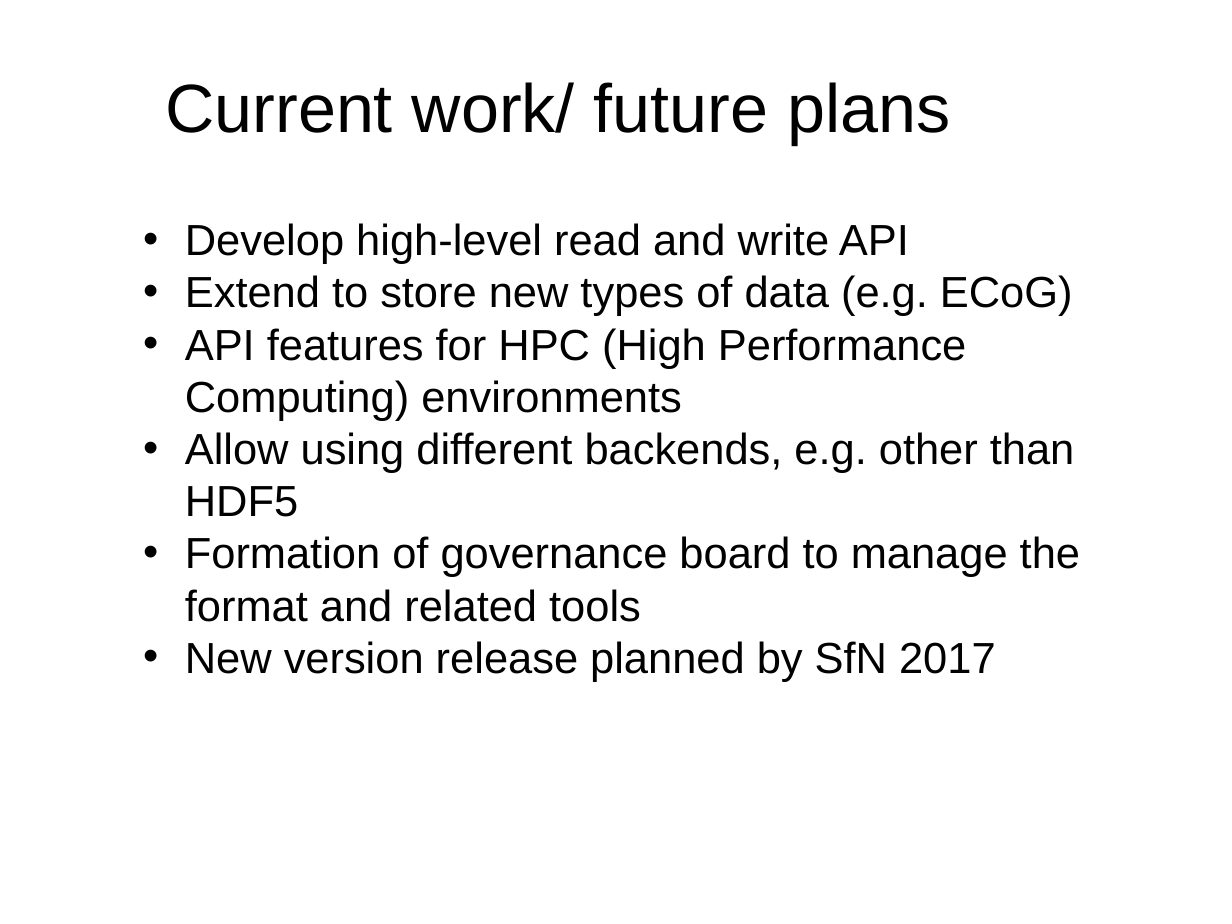
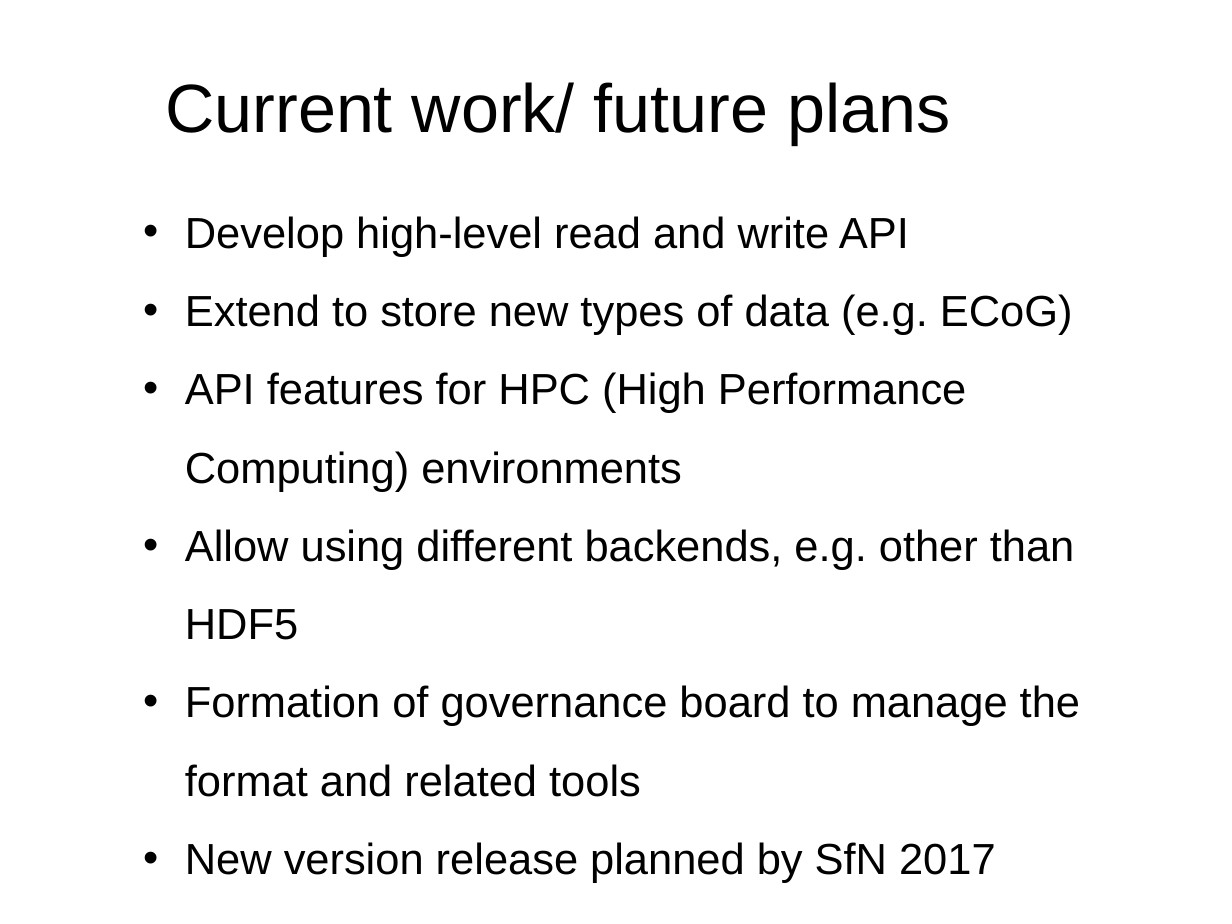
Before and after one commit to NeuralEnsemble/NeuroinformaticsTutorial, a slide deck: slide 4 of Part_1_Resources_for_computational_modellers/3_Analysis_tools/4_NWB.pptx (slide 3 before the commit). Drawn at 1232x924 pixels with LibreOffice and Linux fonts; fonts in the diff are those of the drawing. Boxes give left, top, right and bottom in pixels: in the first picture for what was removed or moved away, otherwise in the second. Text is boxed around its words. In the diff, an @@ line names an element or a change of style, - is before the commit and + after.

```diff
--- a/Part_1_Resources_for_computational_modellers/3_Analysis_tools/4_NWB.pptx
+++ b/Part_1_Resources_for_computational_modellers/3_Analysis_tools/4_NWB.pptx
@@ text "Develop high-level read and write ...": place and size @@
-text "Develop high-level read and write ..." at [185,223,1080,682]
+text "Develop high-level read and write ..." at [185,216,1080,883]
@@ text "Develop high-level read and write ..." at [185,216,1080,883]: line spacing 1 to 1.5 @@
```
Also in this commit, not shown: 2 other slides changed, 8 other files.
